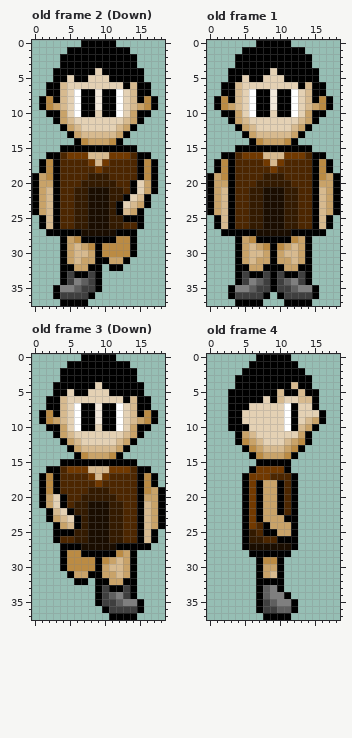
File history of a pixel-art file, client/assets/player2.ase. Above, as it was before the edit.
19x38 pixels, 4 frames. Shown: old frame 2 (Down), old frame 1, old frame 3 (Down), old frame 4. The commit also changed other frames, which this record leaves out.
After:
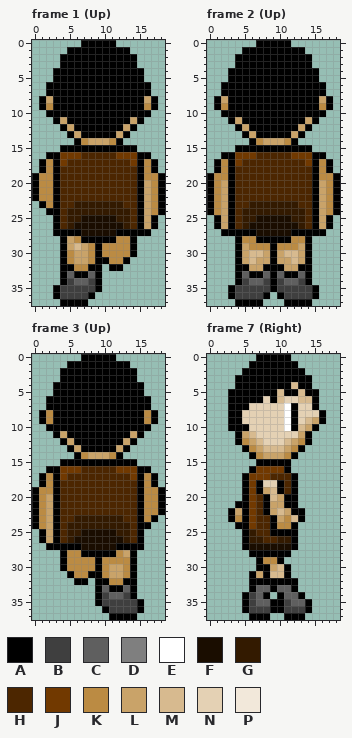
Palette (. is transparent): A #000000  B #3f3f3f  C #5f5f5f  D #7f7f7f  E #ffffff  F #1a0d00  G #331a00  H #4c2600  J #713900  K #bb8b43  L #c9a369  M #d7ba8f  N #e4d1b4  P #f2e8da
A new or re-ordered frame is compared with the old frame closest to it.
Diff:
frames 4 -> 12
Changed rows in their new state; - is an unchanged pixel.
Frame 1 (Up) is new; against old frame 2 (Down):
first column x 0:
 4 ---------A---------
 5 -----A--AAA--------
 6 ----AAAAAAAAA-A----
 7 ----AAA--A--AAA----
 8 --L-AAA--A--AAA-L--
 9 ---AAAA--A--AAAA---
10 ----AAA--A--AAA----
11 -----AAAAAAAAA-----
12 ------AAAAAAA------
13 -------AAAAA-------
16 ----J--HHHHH--J----
17 ----J---HHH---J----
18 ---------H---------
19 -K------HHH------KA
20 -KK----HHHHH--HA-KA
21 -KK---HHHHHHH-HA-KA
22 -KK---HHHHHHHHHALKA
23 .AK-----GGG-GHHALKA
24 ..A--G--GGG-GGH-LKA
25 -..--G-F---F-GH-LA-
26 -..--GFF---FFG--LA-
27 --.------------AA--
30 -----KLLK----------
31 -----KL-K--KK------
32 ------KK-----------
33 -----C--C----------
34 ------C------------
35 ----BBB------------
Frame 2 (Up) is new; against old frame 1:
first column x 1:
 4 --------A--------
 5 ----A--AAA-------
 6 ---AAAAAAAAA-A---
 7 ---AAA--A--AAA---
 8 -L-AAA--A--AAA-L-
 9 --AAAA--A--AAAA--
10 ---AAA--A--AAA---
11 ----AAAAAAAAA----
12 -----AAAAAAA-----
13 ------AAAAA------
16 ---J--HHHHH--J---
17 ---J---HHH---J---
18 --------H--------
19 K------HHH------K
20 K-----HHHHH-----K
21 KL---HHHHHHH---LK
22 KL---HHHHHHH---LK
23 KL-----GGG-----LK
24 KL--G--GGG--G--LK
25 -L--G-F---F-G--L-
26 -L--GFF---FFG--L-
28 ----K-------K----
29 -----KK---KK-----
first column x 4:
33 -C--C-C--C-
34 --C-----C--
35 BBB-----BBB
Frame 3 (Up) is new; against old frame 3 (Down):
first column x 0:
 4 ---------A---------
 5 -----A--AAA--------
 6 ----AAAAAAAAA-A----
 7 ----AAA--A--AAA----
 8 ----AAA--A--AAA----
 9 ---AAAA--A--AAAA---
10 ----AAA--A--AAA----
11 -----AAAAAAAAA-----
12 ------AAAAAAA------
13 -------AAAAA-------
16 ----J--HHHHH--J----
17 ----J---HHH---J----
18 ---------H---------
19 AK------HHH------K-
20 AK-AH--HHHHH----KK-
21 AK-AH-HHHHHHH---KK-
22 AKLAHHHHHHHHH---KK-
23 AKLAHHG-GGG-----KA.
24 AKL-HGG-GGG--G--A..
25 -AL-HG-F---F-G--..-
26 -AL--GFF---FFG--..-
27 --AA------------.--
29 -----------KKK-----
30 ----------KLLK-----
31 ------KK--K-LK-----
32 -----------KK------
33 ----------C--C-----
34 ------------C------
35 ------------BBB----
Frame 7 (Right) against old frame 4, layers "Arms", "Body":
first column x 3:
18 -----NN----
19 ------M----
20 ----HAMLA--
21 -A--HA-LA--
22 AL--HA-ML-A
23 AK--HHA-KMA
24 -A---HAKK--
25 -----H-AA--
26 -------GG--
first column x 5:
30 ---A-MA---
31 -ALA-MA---
32 -A----AA--
33 -AC-ACCA--
34 ABCA.ACCA-
35 ABCCAABCCA
36 ABB-AABBBA
37 -AA-..-AA-
Changed places in both pictures, as pixel boxes (x1, y1, x2, y2):
changed: (32, 68, 165, 292)
changed: (214, 68, 333, 250)
changed: (235, 271, 312, 292)
changed: (32, 382, 165, 606)
changed: (228, 480, 305, 543)
changed: (242, 564, 312, 620)
